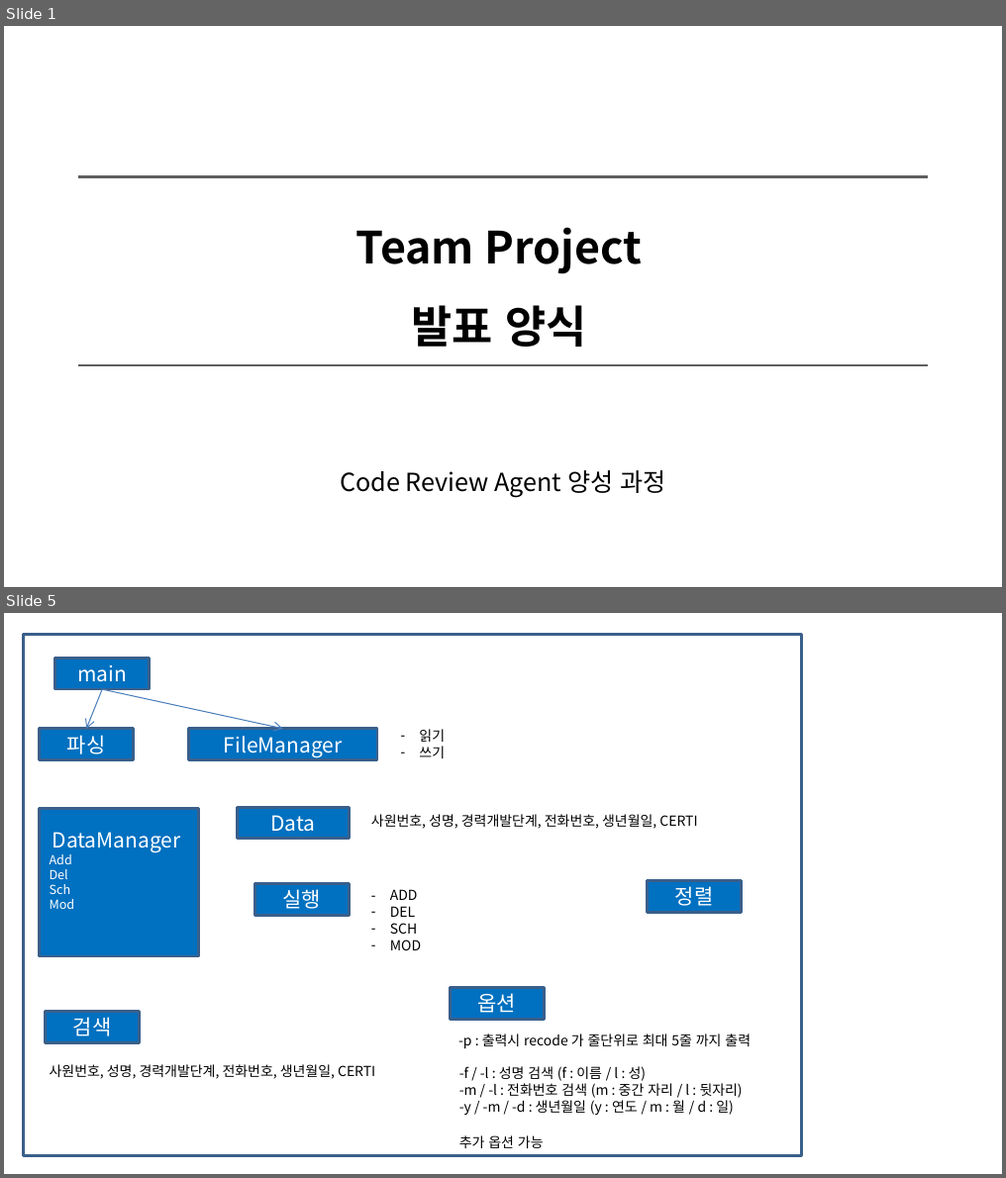
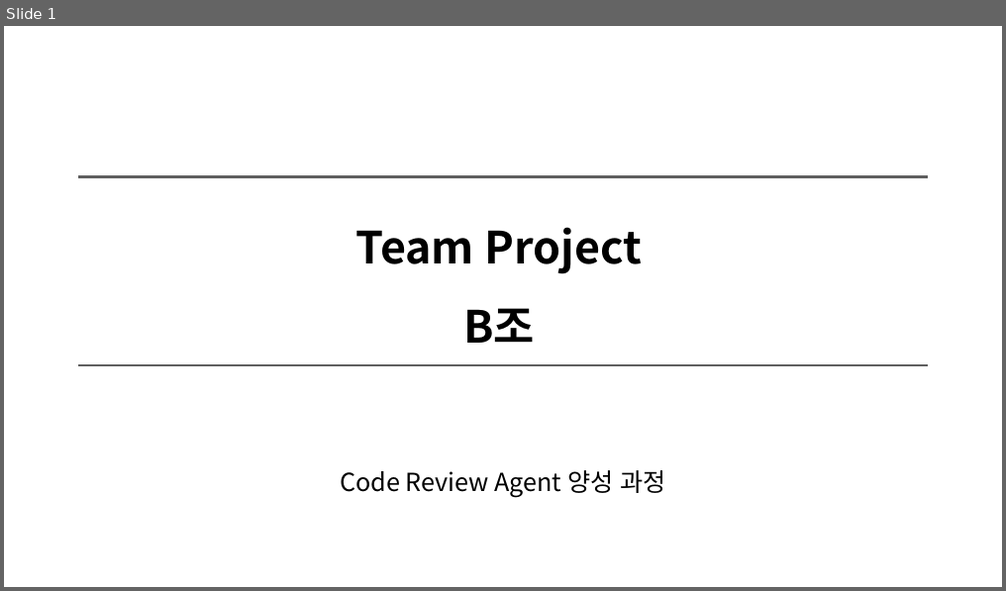
Before and after one commit to Rakjunyang/BeautifulCode, a slide deck: 팀프로젝트＿발표양식_B조.pptx. Shown one above the other, each under a label of ours: slides 1 and 5 before the commit, slide 1 after it; the slides between them are not shown. The pictures are 1006x1178 and 1006x591 pixels, drawn with LibreOffice and Linux fonts; fonts in the diff are those of the drawing. Boxes give left, top, right and bottom in pixels: in the first picture for what was removed or moved away, otherwise in the second. Text is boxed around its words. In the diff, an @@ line names an element or a change of style, - is before the commit and + after.

Commit message:
발표 자료 앞부분 작성 후 upload

```diff
--- a/팀프로젝트＿발표양식_B조.pptx
+++ b/팀프로젝트＿발표양식_B조.pptx
@@ slide 5 removed at box(4, 613, 1002, 1174), background #FFFFFF @@
@@ rectangle removed at box(24, 634, 802, 1156) @@
@@ rectangle removed at box(54, 658, 149, 689) @@
-main
@@ arrow removed from (102, 690) to (87, 729) @@
@@ arrow removed from (102, 690) to (283, 729) @@
@@ rectangle removed at box(39, 729, 133, 760) @@
-파싱
@@ rectangle removed at box(188, 729, 377, 760) @@
-FileManager
@@ text removed at box(419, 729, 445, 759) @@
-– 읽기
-– 쓰기
@@ rectangle removed at box(39, 809, 198, 958) @@
-DataManager
-Add
-Del
-Sch
-Mod
@@ rectangle removed at box(238, 808, 350, 839) @@
-Data
@@ text removed at box(371, 814, 697, 829) @@
-사원번호, 성명, 경력개발단계, 전화번호, 생년월일, CERTI
@@ rectangle removed at box(254, 883, 349, 914) @@
-실행
@@ text removed at box(390, 889, 421, 951) @@
-– ADD
-– DEL
-– SCH
-– MOD
@@ rectangle removed at box(647, 881, 741, 912) @@
-정렬
@@ rectangle removed at box(450, 988, 544, 1019) @@
-옵션
@@ rectangle removed at box(45, 1011, 139, 1042) @@
-검색
@@ text removed at box(458, 1034, 750, 1050) @@
--p : 출력시 recode 가 줄단위로 최대 5줄 까지 출력
@@ text removed at box(50, 1064, 375, 1079) @@
-사원번호, 성명, 경력개발단계, 전화번호, 생년월일, CERTI
@@ text removed at box(459, 1066, 743, 1116) @@
--f / -l : 성명 검색 (f : 이름 / l : 성)
--m / -l : 전화번호 검색 (m : 중간 자리 / l : 뒷자리)
--y / -m / -d : 생년월일 (y : 연도 / m : 월 / d : 일)
@@ text removed at box(459, 1136, 544, 1149) @@
-추가 옵션 가능
@@ slide 1 changed as well @@
@@ text at box(356, 227, 642, 343): text changed @@
-Team Project
-발표 양식
+Team Project
+B조
```
Also in this commit, not shown: 2 other slides changed, 7 slides added, 7 other slides removed.
